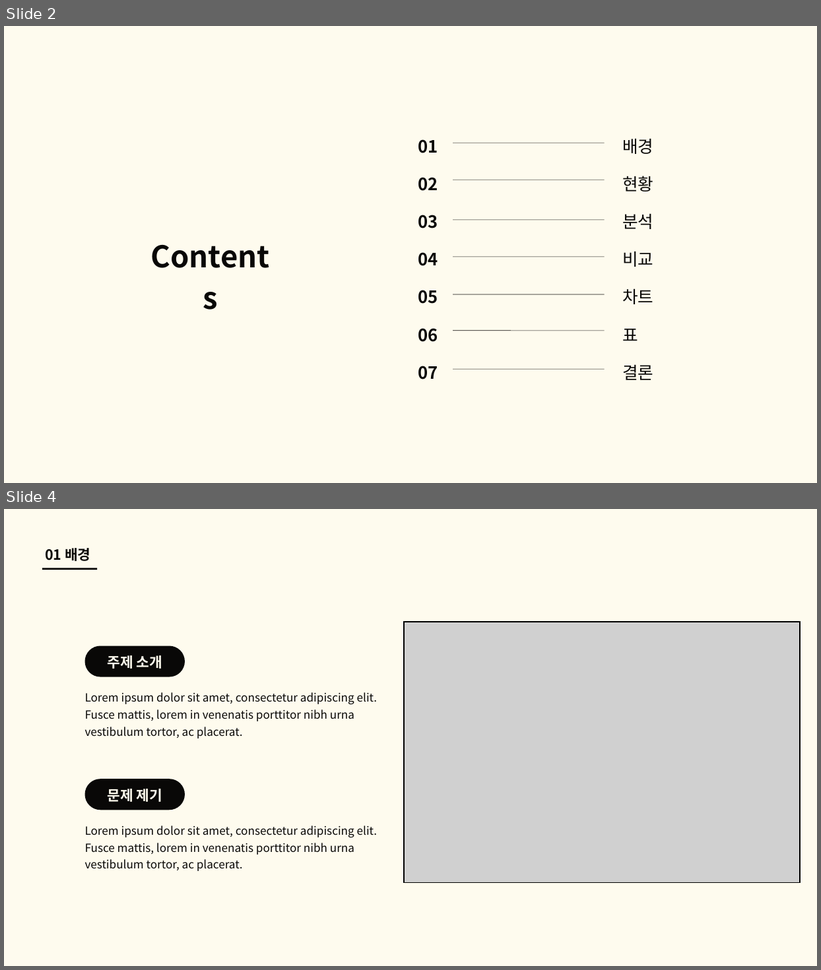
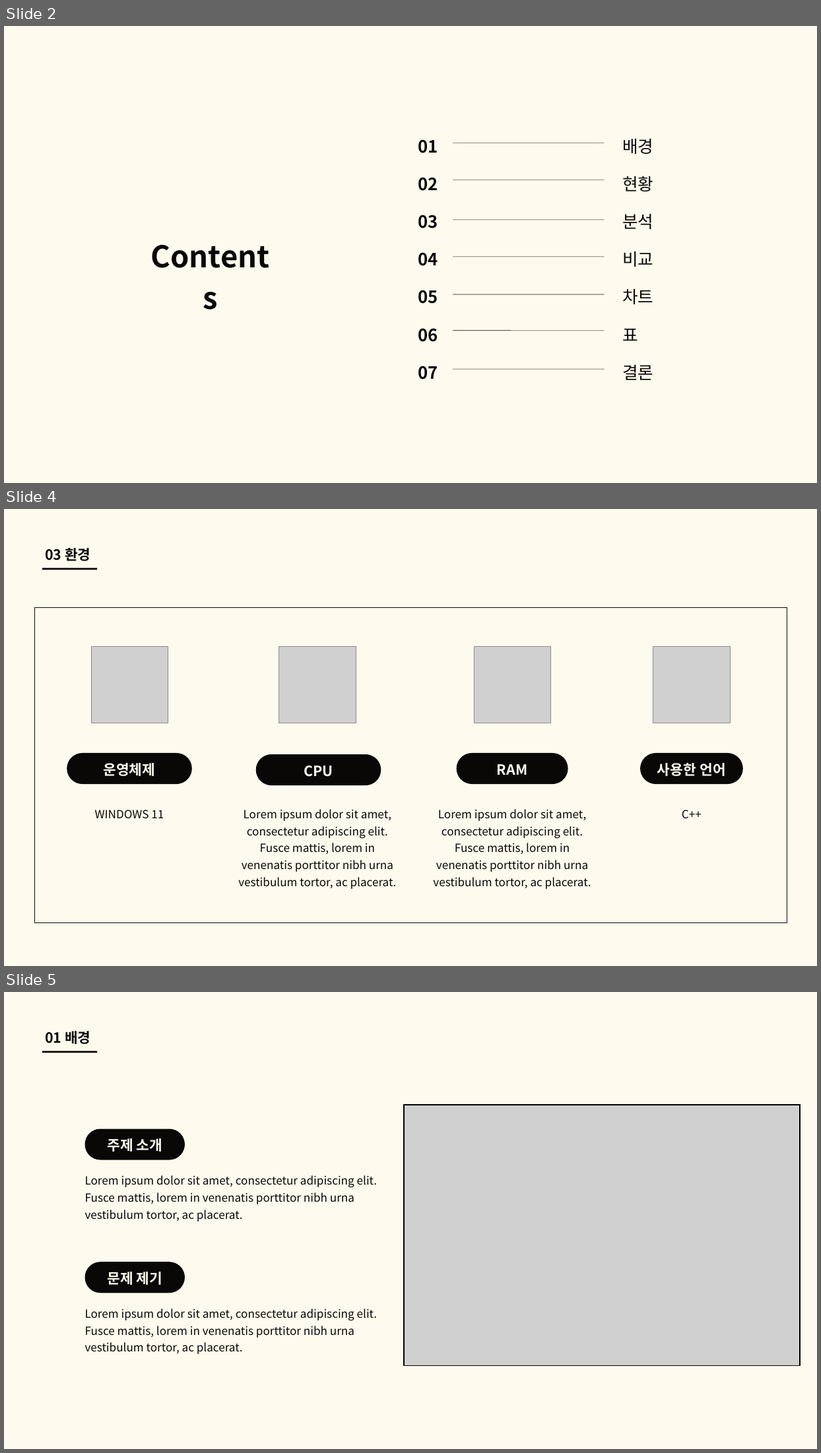
Before and after one commit to good-thing/CargoDriver, a slide deck: 알고리즘 3팀 화물차 알고리즘.pptx. Shown one above the other, each under a label of ours: slides 2 and 4 before the commit, slides 2, 4 and 5 after it; the slides between them are not shown. The pictures are 821x970 and 821x1453 pixels, drawn with LibreOffice and Linux fonts; fonts in the diff are those of the drawing; grey boxes stand for pictures. Boxes give left, top, right and bottom in pixels: in the first picture for what was removed or moved away, otherwise in the second. Text is boxed around its words. In the diff, an @@ line names an element or a change of style, - is before the commit and + after.

```diff
--- a/알고리즘 3팀 화물차 알고리즘.pptx
+++ b/알고리즘 3팀 화물차 알고리즘.pptx
@@ slide 4 added at box(4, 509, 817, 966), background #FEFBEE @@
@@ text added at box(45, 548, 90, 561), 25 pt, text #090807, bold @@
+03 환경
@@ line added from (42, 569) to (97, 569), #090807 3 pt @@
@@ freeform shape added at box(34, 608, 787, 923), outline #090807 0.75 pt @@
@@ picture added at box(91, 646, 168, 723) @@
@@ picture added at box(279, 646, 356, 723) @@
@@ picture added at box(474, 646, 551, 723) @@
@@ picture added at box(653, 646, 730, 723) @@
@@ freeform shape added at box(67, 753, 192, 784), fill #090807 @@
@@ text added at box(104, 763, 156, 776), 25 pt, text #FEFBEE, bold @@
+운영체제
@@ freeform shape added at box(256, 755, 382, 786), fill #090807 @@
@@ text added at box(304, 766, 333, 777), 25 pt, text #FEFBEE, bold @@
+CPU
@@ freeform shape added at box(457, 753, 568, 784), fill #090807 @@
@@ text added at box(497, 764, 527, 775), 25 pt, text #FEFBEE, bold @@
+RAM
@@ freeform shape added at box(640, 753, 743, 784), fill #090807 @@
@@ text added at box(657, 763, 726, 776), 25 pt, text #FEFBEE, bold @@
+사용한 언어
@@ text added at box(95, 810, 164, 819), 20 pt, text #090807 @@
+WINDOWS 11
@@ text added at box(238, 809, 397, 889), 20 pt, text #090807 @@
+Lorem ipsum dolor sit amet, consectetur adipiscing elit. Fusce mattis, lorem in venenatis porttitor nibh urna vestibulum tortor, ac placerat.
@@ text added at box(433, 809, 591, 889), 20 pt, text #090807 @@
+Lorem ipsum dolor sit amet, consectetur adipiscing elit. Fusce mattis, lorem in venenatis porttitor nibh urna vestibulum tortor, ac placerat.
@@ text added at box(682, 810, 702, 819), 20 pt, text #090807 @@
+C++
@@ what was slide 4 is now slide 5 @@
```
Also in this commit, not shown: 1 slide changed, 2 other slides added, 6 other files.
